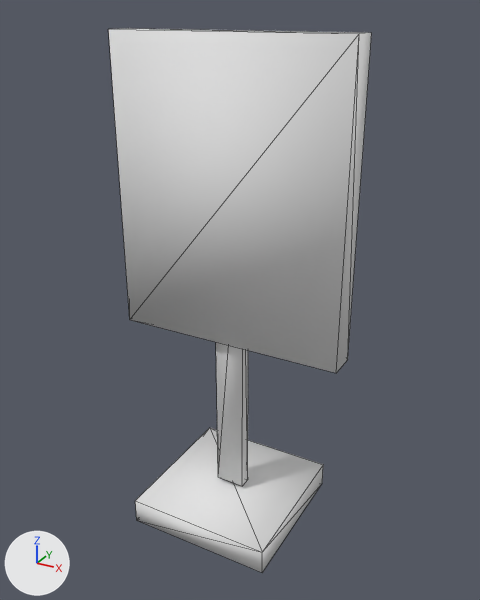
What one commit did to the OBJ model gym_duckietown/meshes/sign_blank.obj.
One viewpoint serves both versions: a 50 mm camera at (3.09, -5.45, 5.33) aimed at (0.07, 0.04, 2.59). Lighting does not change. The marker at lower left points along +X, +Y and +Z. Mesh edges are drawn as thin lines. Where no turn or scale is listed for an object, it has been applied to the vertices.
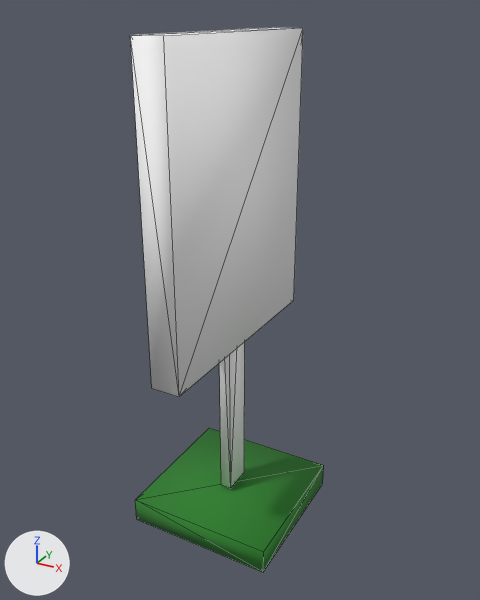
Boxes [x1, y1, x2, y2] around the edits, measured in the pictures (480 x 600 px):
'Cube3', surface changed, mesh turned (white to grey): before [108, 28, 372, 373]; after [130, 27, 303, 397]
'Cube4', surface changed (white to green): [135, 428, 324, 572] in both
'Cube2', mesh turned: before [216, 342, 248, 486]; after [219, 342, 245, 488]

Diff of the bpy script that builds the scene:
```diff
--- a/gym_duckietown/meshes/sign_blank.obj.py
+++ b/gym_duckietown/meshes/sign_blank.obj.py
@@ img_sign_white_png @@
+img_sign_white_png = load_image('sign_white.png', '../textures/sign_white.png', 256, 256, 'sRGB')
@@ mat_default2 @@
 mat_default2 = principled_material('default2')
-mat_default2.base_color = (0.8, 0.8, 0.8)  # white #e7e7e7
+mat_default2.texture = img_sign_white_png
 mat_default2.roughness = 1.0
@@ me_cube2 @@
 me_cube2.from_pydata(...)  # 8 vertices, 12 faces; spans x -0.16..0.16, y -0.06..0.06, z 0.33..3.93
 # used by ob_cube2; location = (0.0, 0.0, 0.0)
+# me_cube2 part 1: the whole mesh is turned 90 degrees about the z axis through its middle
 me_cube2.materials.append(mat_default2)
@@ me_cube3 @@
 me_cube3.from_pydata(...)  # 8 vertices, 12 faces; spans x -1.23..1.23, y -0.15..0.15, z 2.15..5.15
 # used by ob_cube3; location = (0.0, 0.0, 0.0)
+# me_cube3 part 2: the whole mesh is turned 90 degrees about the z axis through its middle
 me_cube3.materials.append(mat_default2)
```
